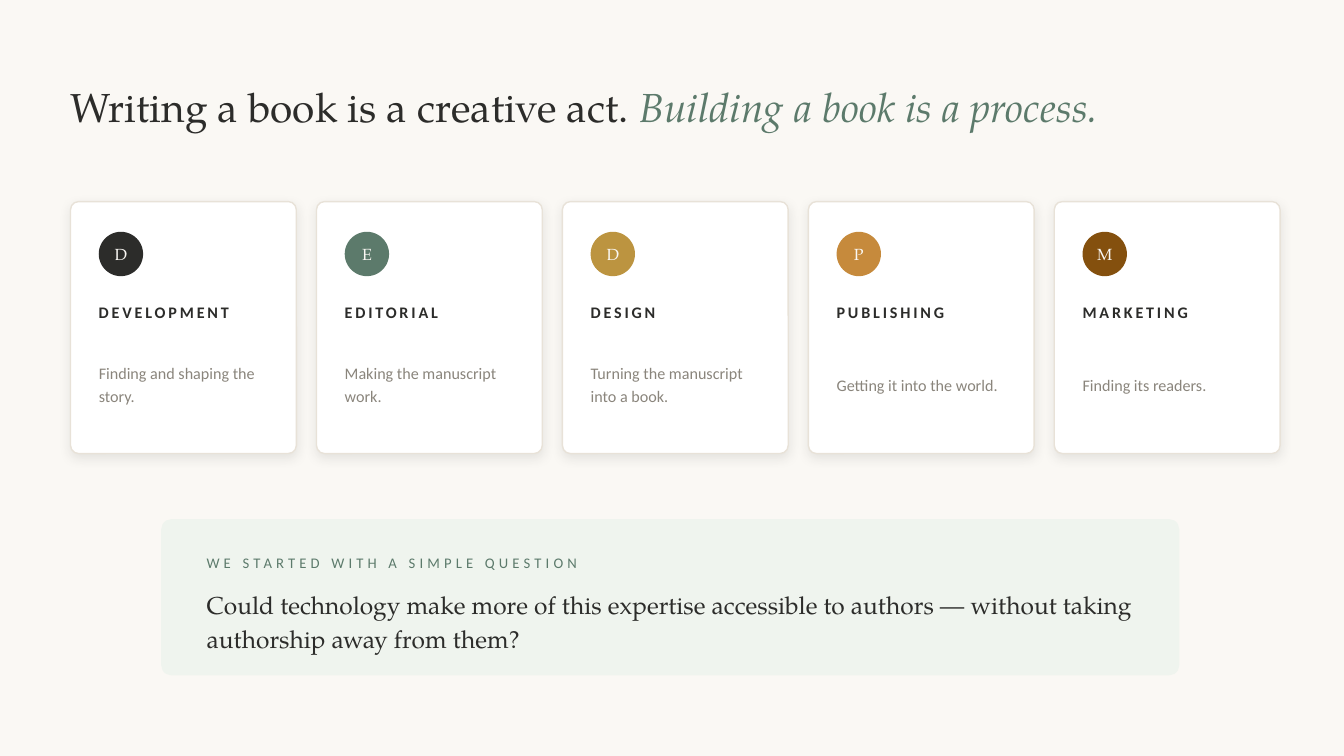
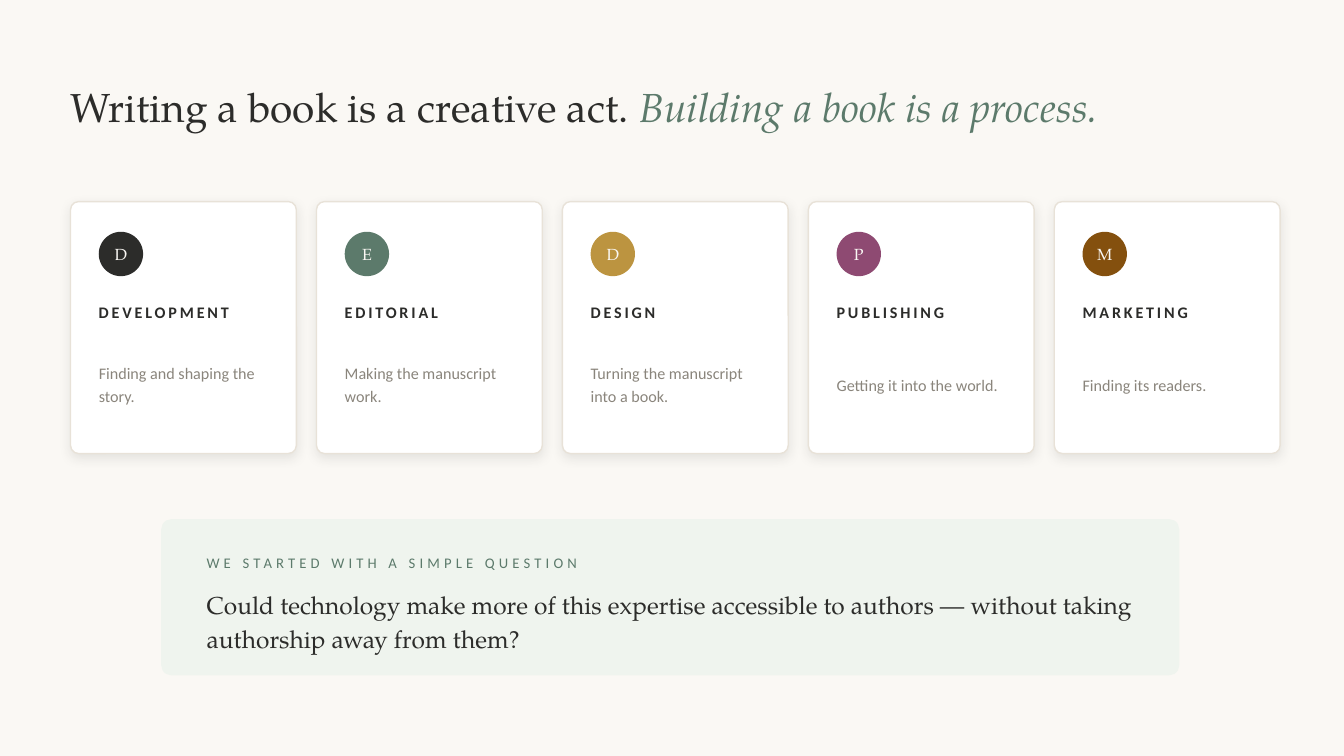
Before and after one commit to SpikeIreland/authorslab-app, a slide deck: slide 2 of docs/sis/marketing/AuthorsLab-Blair-Klein-Deck-v2.pptx. Drawn at 1344x756 pixels with LibreOffice and Linux fonts; fonts in the diff are those of the drawing. Boxes give left, top, right and bottom in pixels: in the first picture for what was removed or moved away, otherwise in the second. Text is boxed around its words. In the diff, an @@ line names an element or a change of style, - is before the commit and + after.

```diff
--- a/docs/sis/marketing/AuthorsLab-Blair-Klein-Deck-v2.pptx
+++ b/docs/sis/marketing/AuthorsLab-Blair-Klein-Deck-v2.pptx
@@ ellipse "P" at (837, 232, 881, 276): fill #C68A3C to #8E4A72 @@
```
Also in this commit, not shown: 2 other slides changed, 1 other file.
